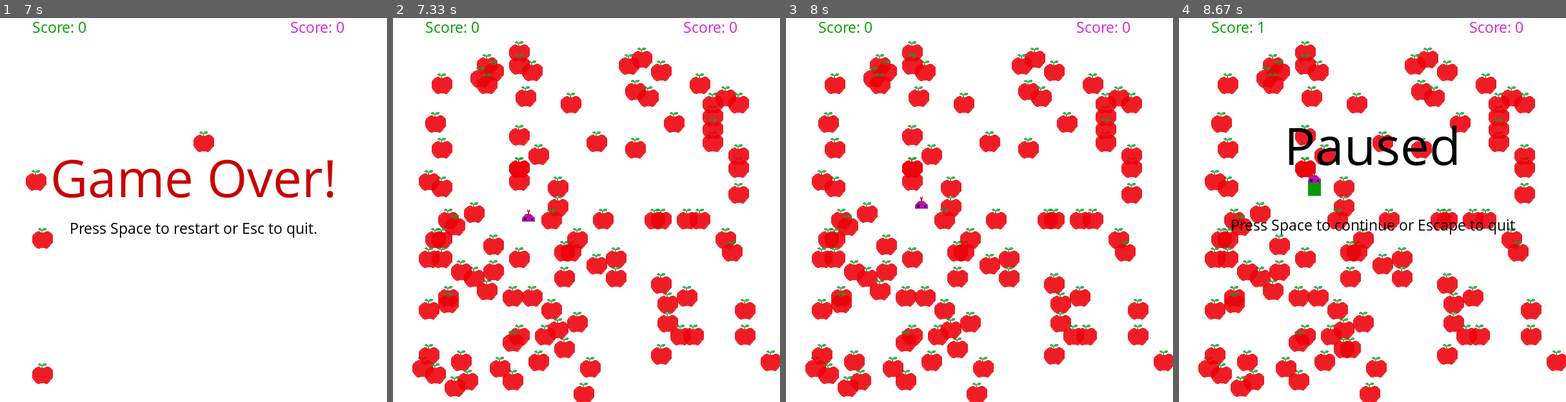
Above: before the commit, frames 1-4 (left to right).
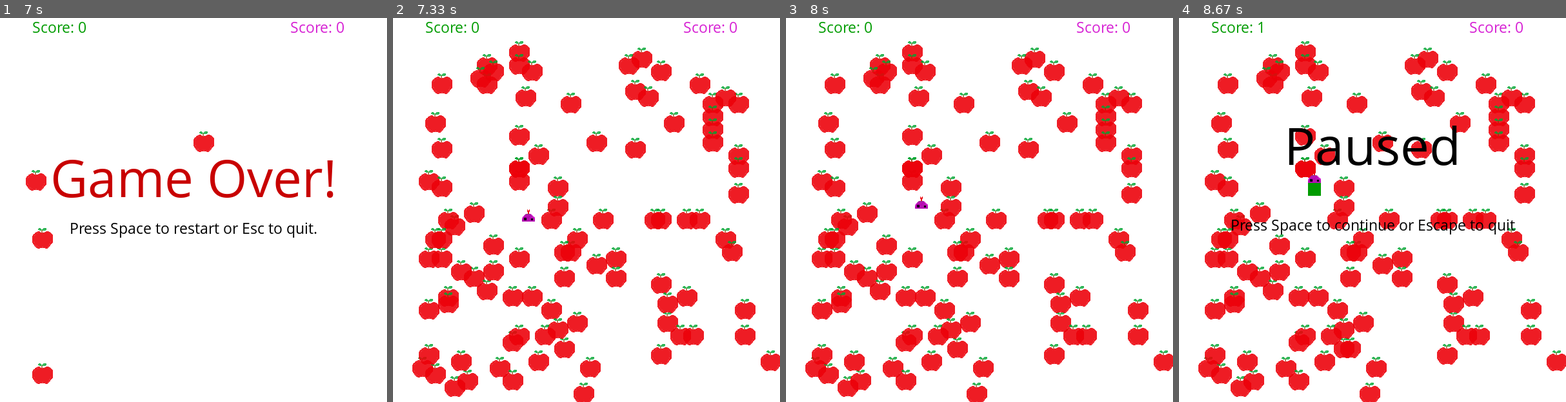
Above: after the commit, the same moments.

Repository: dJani97/PySnake-for-2-players
Game: pygame game, started from main.py
Same seed, same stepped clock (60 frames per second), same inputs: the game is played once before the commit and once after it.
Inputs (mouse positions are in pixels of both pictures, inside the frame that each line leads up to):
- Up to frame 1 (7 s): press the mouse at (89, 317) at 0.87 s; move the mouse to (185, 309) at 0.97 s; release the mouse at (286, 298) at 1.1 s; hold A 1.17-1.8 s; hold Right 1.17-1.8 s; move the mouse to (290, 279) at 1.2 s; tap Space at 1.83, 2.2, 2.63, 3, 3.3, 3.7, 4.2, 4.7, 5.07, 5.57, 6.13 s; hold D 2.57-3.2 s; hold S 3.23-3.6 s; hold Left 3.63-4.1 s; hold A 3.63-4.1 s; hold D 4.13-4.6 s; hold Up 4.63-4.97 s; hold W 4.63-4.97 s; hold D 5-5.47 s; hold Left 5.5-6.03 s; hold A 5.5-6.03 s; hold S 6.07-6.37 s; tap Q at 6.4 s; hold A from 6.97 s (still down)
- Up to frame 2 (7.33 s): keep holding A; tap Space at 7.03 s
- Up to frame 3 (8 s): release A at 7.37 s; hold Up 7.4-7.77 s; hold W 7.4-7.77 s; tap Space at 7.47, 7.87 s; hold D from 7.8 s (still down)
- Up to frame 4 (8.67 s): tap Space at 8.17, 8.53 s; release D at 8.43 s; hold S from 8.47 s (still down)

Frame 1 is identical in both runs. In frame 2, 0.1% of the frame differs, in the area x 9-91%, y 11-94%; in frame 3, 0.1%; in frame 4, 0.1%.

Commit message:
major refactor
making code more
structured and pythonic

Diff:
--- /dev/null
+++ b/constants.py
@@ -0,0 +1,32 @@
+
+"""
+Constants file for Snake Game
+"""
+
+"""
+Game settings
+"""
+
+fps = 12
+block_size = 20
+apple_size = 32
+apple_count = 1
+
+res_x = 600
+res_y = 600
+
+"""
+Colors
+"""
+
+white = (255, 255, 255)
+black = (0, 0, 0)
+red = (200, 0, 0)
+light_red = (255, 0, 0)
+green = (0, 155, 0)
+light_green = (0, 205, 0)  # Hovering
+dark_green = (0, 80, 0)
+purple = (214, 32, 211)
+blue = (0, 0, 255)
+yellow = (200, 200, 0)
+light_yellow = (255, 255, 0)
--- a/main.py
+++ b/main.py
@@ -1,124 +1,29 @@
-import pygame, random
+import pygame
+import random
+from constants import *
+
+from model.apple import Apple
+from model.snake import Snake
 
 pygame.init()
-white = (255, 255, 255)
-black = (0, 0, 0)
-red = (200, 0, 0)
-light_red = (255, 0, 0)
-green = (0, 155, 0)
-light_green = (0, 205, 0) # Hovering
-dark_green = (0, 80, 0)
-purple = (214, 32, 211)
-blue = (0, 0, 255)
-yellow = (200, 200, 0)
-light_yellow = (255, 255, 0)
 
 
 green_head = pygame.image.load('data/SnakeHeadGreen.png')
 purple_head = pygame.image.load('data/SnakeHeadPurple.png')
 apple_img = pygame.image.load('data/Apple.png')
 font = pygame.font.SysFont("comicsansms", 50)
-smallfont = pygame.font.SysFont("comicsansms", 25)
-bigfont = pygame.font.SysFont("comicsansms", 85)
-
-res_x = 600
-res_y = 600
-Display = pygame.display.set_mode((res_x, res_y))
-FPS = 12
-block_size = 20
-apple_size = 32
-apple_count = 1
+small_font = pygame.font.SysFont("comicsansms", 25)
+large_font = pygame.font.SysFont("comicsansms", 85)
+
+
+display = pygame.display.set_mode((res_x, res_y))
+
 pygame.display.set_caption("Snake Game")
 pygame.display.set_icon(apple_img)
 clock = pygame.time.Clock()
 
 direction = "right"
 apples = set([])
-
-
-class Snake:
-    def __init__(self, pos, vel, angle, image, color=green):
-        self.pos = pos
-        self.vel = vel
-        self.angle = angle
-        self.img = image
-        self.list = []
-        self.lenght = 1
-        self.head = self.img
-        self.color = color
-
-    def score_display(self, pos):
-        score(self.lenght-1, pos, self.color)
-
-    def key_event(self, direction):
-        self.angle = direction
-
-    def eat(self):
-        for apple in apples:
-            if self.pos[0] > apple.pos[0] and self.pos[0] < apple.pos[0] + apple_size or self.pos[0] + block_size > apple.pos[0] and self.pos[0] < apple.pos[0] + apple_size:
-                if self.pos[1] > apple.pos[1] and self.pos[1] < apple.pos[1] + apple.size or self.pos[1] + block_size > apple.pos[1] and self.pos[1] < apple.pos[1] + apple.size:
-                    apples.remove(apple)
-                    apples.add(randAppleGen())
-                    self.lenght += 1
-
-
-    def update(self):
-        gameOver = False
-
-        if (self.angle == "right") and (self.vel[0] != -block_size):
-            self.vel[0] = +block_size
-            self.vel[1] = 0
-            self.head = pygame.transform.rotate(self.img, 270)
-
-        if (self.angle == "left") and (self.vel[0] != block_size):
-            self.vel[0] = -block_size
-            self.vel[1] = 0
-            self.head = pygame.transform.rotate(self.img, 90)
-
-        if (self.angle == "up") and (self.vel[1] != block_size):
-            self.head = self.img
-            self.vel[1] = -block_size
-            self.vel[0] = 0
-
-        if (self.angle == "down") and (self.vel[1] != -block_size):
-            self.vel[1] = +block_size
-            self.vel[0] = 0
-            self.head = pygame.transform.rotate(self.img, 180)
-
-        # update movement
-        self.pos[0] += self.vel[0]
-        self.pos[1] += self.vel[1]
-
-        # build the snake
-        snakeHead = []
-        snakeHead.append(self.pos[0])
-        snakeHead.append(self.pos[1])
-        self.list.append(snakeHead)
-        if len(self.list) > self.lenght:
-            del self.list[0]
-        if snakeHead in self.list[:-1]:
-            gameOver = True
-        # draw the snake
-        for XnY in self.list[:-1]:
-            pygame.draw.rect(Display, self.color, [XnY[0], XnY[1], block_size, block_size])
-        # draw the snake's head
-        Display.blit(self.head, (self.list[-1][0], self.list[-1][1]))
-
-        # check if out of boundries
-        if self.pos[0] < 0 or self.pos[0] >= res_x or self.pos[1] < 0 or self.pos[1] >= res_y:
-            gameOver = True
-        return gameOver
-
-
-class Apple:
-    def __init__(self, pos, size, image = None):
-        self.pos = pos
-        self.img = image
-        self.size = size
-
-    def draw(self):
-        #pygame.draw.rect(Display, red,[self.pos[0], self.pos[1], self.size, self.size])
-        Display.blit(self.img, self.pos)
 
 
 def pause():
@@ -137,68 +42,71 @@
                     exit_game()
         clock.tick(10)
 
-def score(score, pos, color):
-    text = smallfont.render("Score: "+str(score), True, color)
-    Display.blit(text, pos)
-
-
-def text_objects(text, color, size = "small"):
+
+def score(new_score, pos, color):
+    text = small_font.render("Score: " + str(new_score), True, color)
+    display.blit(text, pos)
+
+
+def text_objects(text, color, size="small"):
     if size == "small":
-        textSurface = smallfont.render(text, True, color)
+        text_surface = small_font.render(text, True, color)
     elif size == "medium":
-        textSurface = font.render(text, True, color)
-    elif size == "large":
-        textSurface = bigfont.render(text, True, color)
-    return textSurface, textSurface.get_rect()
-
-def text_to_button(msg, color, pos, size = "small"):
+        text_surface = font.render(text, True, color)
+    else:
+        text_surface = large_font.render(text, True, color)
+    return text_surface, text_surface.get_rect()
+
+
+def text_to_button(msg, color, pos, size="small"):
     text_surf, text_rect = text_objects(msg, color, size)
-    text_rect.center = (pos[0]+(pos[2]/2), pos[1]+(pos[3]/2))
-    Display.blit(text_surf, text_rect)
-
-
-def message_screen(msg, color, y_displace=0, size = "small"):
+    text_rect.center = (pos[0] + (pos[2] / 2), pos[1] + (pos[3] / 2))
+    display.blit(text_surf, text_rect)
+
+
+def message_screen(msg, color, y_displace=0, size="small"):
     text_surf, text_rect = text_objects(msg, color, size)
-    text_rect.center = (res_x/2), (res_y/2)+y_displace
-    Display.blit(text_surf, text_rect)
-
-
-def randAppleGen():
-    new_apple = Apple([round(random.randrange(apple_size, res_x-apple_size)/10)*10,
-                 round(random.randrange(apple_size, res_y-apple_size)/10)*10],
-                 apple_size, apple_img)
+    text_rect.center = (res_x / 2), (res_y / 2) + y_displace
+    display.blit(text_surf, text_rect)
+
+
+def generate_random_apple():
+    new_apple = Apple([round(random.randrange(apple_size, res_x - apple_size) / 10) * 10,
+                       round(random.randrange(apple_size, res_y - apple_size) / 10) * 10],
+                      apple_size, display, apple_img)
     return new_apple
 
 
 def game_controls():
-    controlls = True
-    Display.fill(white)
+    controls = True
+    display.fill(white)
     message_screen("Controls", green, -120, "large")
     message_screen("Green movement: Arrow keys", green, -30, "small")
     message_screen("Purple movement: W, A, S, D keys", purple, 10, "small")
     message_screen("Pause: P", black, 60, "small")
-    while controlls:
+    while controls:
         for event in pygame.event.get():
             if event.type == pygame.QUIT:
                 exit_game()
             elif event.type == pygame.KEYDOWN:
                 if event.key == pygame.K_SPACE:
-                    controlls = False
+                    controls = False
                 elif event.key == pygame.K_ESCAPE:
                     exit_game()
 
-        controlls = button("Main Menu", (res_x/2-70, res_y-150, 140, 50), yellow, light_yellow, action = "switch")
-        button("Quit", (res_x/2+120, res_y-150, 100, 50), red, light_red, action = "quit")
+        controls = button("Main Menu", (res_x / 2 - 70, res_y - 150, 140, 50), yellow, light_yellow, action="switch")
+        button("Quit", (res_x / 2 + 120, res_y - 150, 100, 50), red, light_red, action="quit")
 
         clock.tick(30)
         pygame.display.update()
 
-def button(text, pos, color1, color2, action, text_color = black):
+
+def button(text, pos, color1, color2, action, text_color=black):
     cur = pygame.mouse.get_pos()
     click = pygame.mouse.get_pressed()
 
-    if pos[0]+pos[2] > cur[0] > pos[0] and pos[1]+pos[3] > cur[1] > pos[1]:
-        pygame.draw.rect(Display, color2, pos)
+    if pos[0] + pos[2] > cur[0] > pos[0] and pos[1] + pos[3] > cur[1] > pos[1]:
+        pygame.draw.rect(display, color2, pos)
         if click[0] == 1:
             if action == "switch":
                 return False
@@ -209,7 +117,7 @@
             elif action == "quit":
                 exit_game()
     else:
-        pygame.draw.rect(Display, color1, pos)
+        pygame.draw.rect(display, color1, pos)
     text_to_button(text, text_color, pos)
 
     return True
@@ -227,38 +135,39 @@
                 elif event.key == pygame.K_ESCAPE:
                     exit_game()
 
-        Display.fill(white)
+        display.fill(white)
         message_screen("Snake Game", green, -120, "large")
         message_screen("Collect apples, and do", black, -30, "small")
         message_screen("not hit yourself!", black, 10, "small")
-        intro = button("Play", (res_x/2-220, res_y-150, 100, 50), green, light_green, action = "switch")
-        button("Controls", (res_x/2-60, res_y-150, 120, 50), yellow, light_yellow, action = "controls")
-        button("Quit", (res_x/2+120, res_y-150, 100, 50), red, light_red, action = "quit")
+        intro = button("Play", (res_x / 2 - 220, res_y - 150, 100, 50), green, light_green, action="switch")
+        button("Controls", (res_x / 2 - 60, res_y - 150, 120, 50), yellow, light_yellow, action="controls")
+        button("Quit", (res_x / 2 + 120, res_y - 150, 100, 50), red, light_red, action="quit")
         clock.tick(30)
         pygame.display.update()
 
-def gameLoop():
+
+def game_loop():
     global apple_count
-    gameExit = False
-    gameOver = False
+    game_exit = False
+    game_over = False
     while apple_count > len(apples):
-            apple = randAppleGen()
-            apples.add(apple)
-    snake1 = Snake([((res_x/2-5*block_size)/10)*10, (res_y/20)*10], [0, 0], None, green_head)
-    snake2 = Snake([((res_x/2-5*block_size)/10)*10, (res_y/20)*10], [0, 0], None, purple_head, purple)
-
-    while not gameExit:
+        apple = generate_random_apple()
+        apples.add(apple)
+    snake1 = Snake([((res_x / 2 - 5 * block_size) / 10) * 10, (res_y / 20) * 10], [0, 0], None, green_head, display)
+    snake2 = Snake([((res_x / 2 - 5 * block_size) / 10) * 10, (res_y / 20) * 10], [0, 0], None, purple_head, display, purple)
+
+    while not game_exit:
         if apple_count > len(apples):
-            apple = randAppleGen()
+            apple = generate_random_apple()
             apples.add(apple)
         elif apple_count < len(apples):
             apples.pop()
 
-        if gameOver == True:
+        if game_over:
             message_screen("Game Over!", red, -50, "large")
             message_screen("Press Space to restart or Esc to quit.", black, 30)
             pygame.display.update()
-            while gameOver == True:
+            while game_over:
                 for event in pygame.event.get():
                     if event.type == pygame.QUIT:
                         exit_game()
@@ -266,13 +175,15 @@
                         if event.key == pygame.K_ESCAPE:
                             exit_game()
                         if event.key == pygame.K_SPACE:
-                            gameLoop()
+                            game_loop()
 
         for event in pygame.event.get():  # Events LEAD
             if event.type == pygame.QUIT:
-                gameExit = True
+                game_exit = True
             if event.type == pygame.KEYDOWN:
-                if event.key == pygame.K_LEFT:          # Snake1
+
+                # Snake1 events:
+                if event.key == pygame.K_LEFT:
                     snake1.key_event("left")
 
                 if event.key == pygame.K_RIGHT:
@@ -284,7 +195,8 @@
                 if event.key == pygame.K_UP:
                     snake1.key_event("up")
 
-                if event.key == pygame.K_a:          # Snake2
+                # Snake2 events:
+                if event.key == pygame.K_a:
                     snake2.key_event("left")
 
                 if event.key == pygame.K_d:
@@ -296,11 +208,10 @@
                 if event.key == pygame.K_w:
                     snake2.key_event("up")
 
-
                 if event.key == pygame.K_SPACE:
                     pause()
                 if event.key == pygame.K_ESCAPE:
-                    gameExit = True
+                    game_exit = True
                 if event.key == pygame.K_p:
                     pause()
                 if event.key == pygame.K_e:
@@ -308,32 +219,30 @@
                 if event.key == pygame.K_q:
                     apple_count = 100
 
-
-
-        Display.fill(white)
+        display.fill(white)
 
         for apple in apples:
             apple.draw()
 
         if snake1.update() or snake2.update():
-            gameOver = True
-
-        snake1.score_display([50, 2])
-        snake1.eat()
-        snake2.score_display([res_x-150, 2])
-        snake2.eat()
-
+            game_over = True
+
+        snake1.score_display([50, 2], score)
+        snake1.eat(apples, generate_random_apple)
+        snake2.score_display([res_x - 150, 2], score)
+        snake2.eat(apples, generate_random_apple)
 
         pygame.display.update()
 
-
-
-        clock.tick(FPS)
+        clock.tick(fps)
     exit_game()
+
 
 def exit_game():
     pygame.quit()
     quit()
 
-game_intro()
-gameLoop()
+
+if __name__ == '__main__':
+    game_intro()
+    game_loop()
--- /dev/null
+++ b/model/apple.py
@@ -0,0 +1,11 @@
+
+class Apple:
+    def __init__(self, pos, size, game_display, image=None):
+        self.pos = pos
+        self.img = image
+        self.size = size
+        self.game_display = game_display
+
+    def draw(self):
+        # pygame.draw.rect(Display, red,[self.pos[0], self.pos[1], self.size, self.size])
+        self.game_display.blit(self.img, self.pos)
--- /dev/null
+++ b/model/snake.py
@@ -0,0 +1,76 @@
+import pygame
+from constants import *
+
+
+class Snake:
+    def __init__(self, pos, vel, angle, image, game_display, color=green):
+        self.pos = pos
+        self.vel = vel
+        self.angle = angle
+        self.img = image
+        self.list = []
+        self.length = 1
+        self.head = self.img
+        self.color = color
+        self.game_display = game_display
+
+    def score_display(self, pos, score):
+        score(self.length - 1, pos, self.color)
+
+    def key_event(self, new_direction):
+        self.angle = new_direction
+
+    def eat(self, apples, generate_random_apple):
+        for apple in apples:
+            if apple.pos[0] < self.pos[0] < apple.pos[0] + apple_size or self.pos[0] + block_size > apple.pos[0] \
+                    and self.pos[0] < apple.pos[0] + apple_size:
+                if apple.pos[1] < self.pos[1] < apple.pos[1] + apple.size or self.pos[1] + block_size > apple.pos[1] \
+                        and self.pos[1] < apple.pos[1] + apple.size:
+                    apples.remove(apple)
+                    apples.add(generate_random_apple())
+                    self.length += 1
+
+    def update(self):
+        game_over = False
+
+        if (self.angle == "right") and (self.vel[0] != -block_size):
+            self.vel[0] = +block_size
+            self.vel[1] = 0
+            self.head = pygame.transform.rotate(self.img, 270)
+
+        if (self.angle == "left") and (self.vel[0] != block_size):
+            self.vel[0] = -block_size
+            self.vel[1] = 0
+            self.head = pygame.transform.rotate(self.img, 90)
+
+        if (self.angle == "up") and (self.vel[1] != block_size):
+            self.head = self.img
+            self.vel[1] = -block_size
+            self.vel[0] = 0
+
+        if (self.angle == "down") and (self.vel[1] != -block_size):
+            self.vel[1] = +block_size
+            self.vel[0] = 0
+            self.head = pygame.transform.rotate(self.img, 180)
+
+        # update movement
+        self.pos[0] += self.vel[0]
+        self.pos[1] += self.vel[1]
+
+        # build the snake
+        snake_head = [self.pos[0], self.pos[1]]
+        self.list.append(snake_head)
+        if len(self.list) > self.length:
+            del self.list[0]
+        if snake_head in self.list[:-1]:
+            game_over = True
+        # draw the snake
+        for XnY in self.list[:-1]:
+            pygame.draw.rect(self.game_display, self.color, [XnY[0], XnY[1], block_size, block_size])
+        # draw the snake's head
+        self.game_display.blit(self.head, (self.list[-1][0], self.list[-1][1]))
+
+        # check if out of boundries
+        if self.pos[0] < 0 or self.pos[0] >= res_x or self.pos[1] < 0 or self.pos[1] >= res_y:
+            game_over = True
+        return game_over
